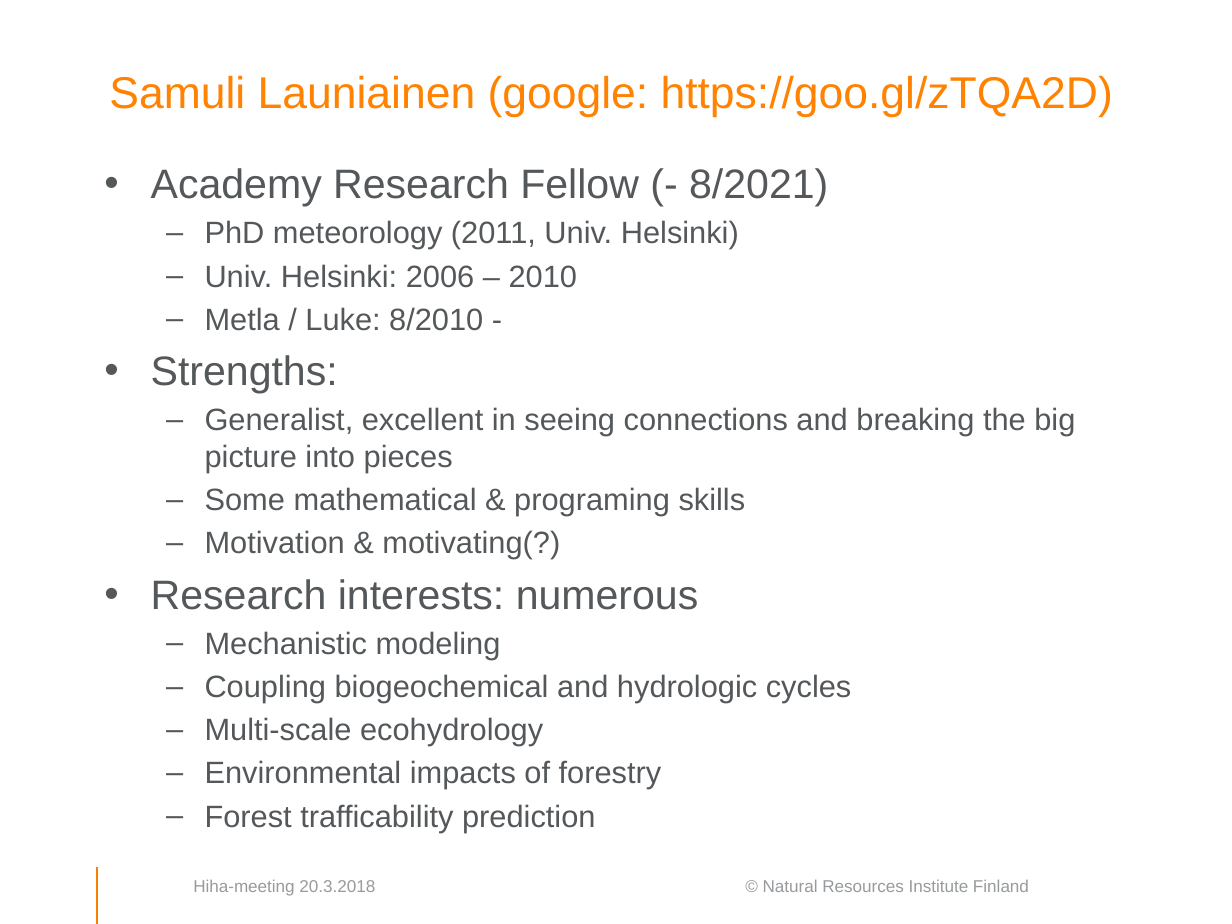
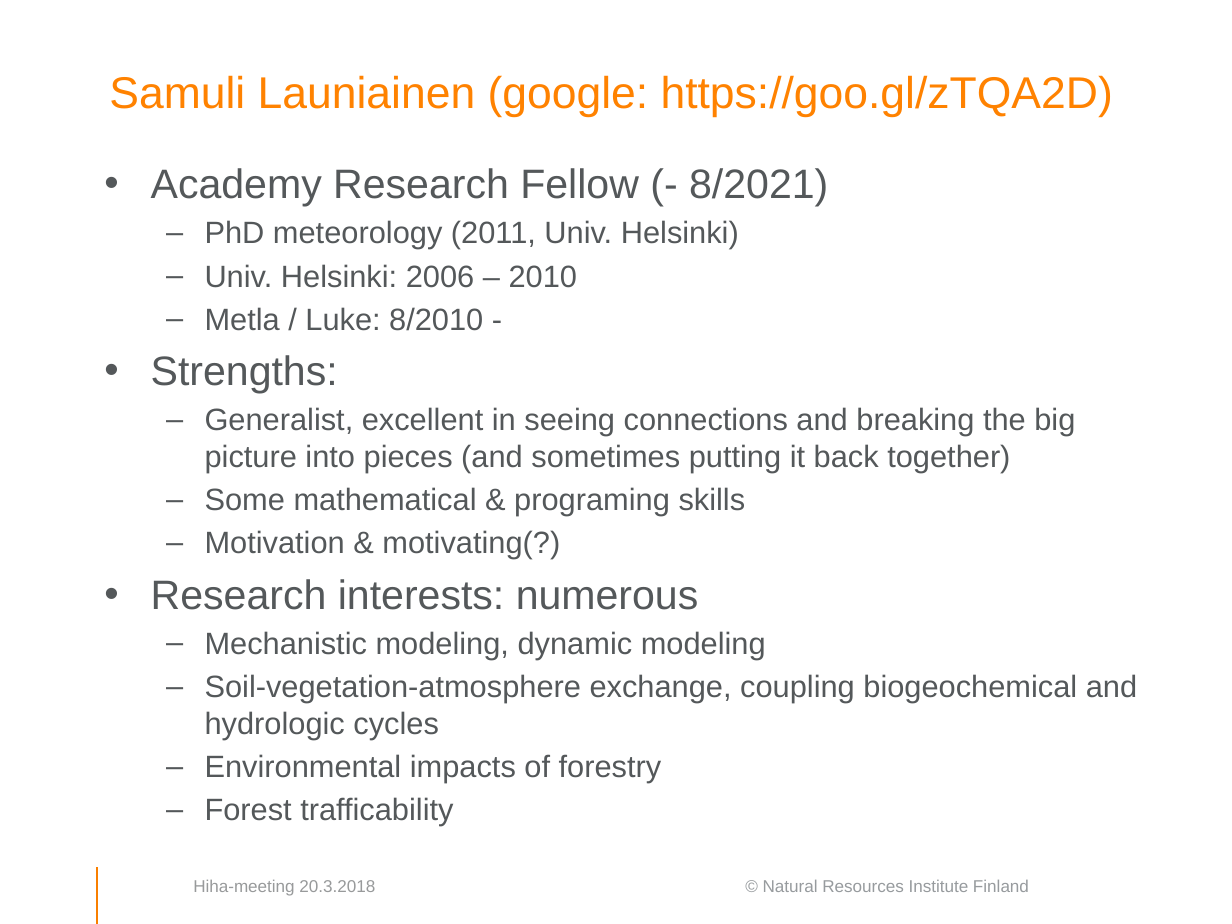
Before and after one commit to LukeEcomod/presentations, a slide deck: slide 1 of Samuli_presentation.pptx. Drawn at 1232x924 pixels with LibreOffice and Linux fonts; fonts in the diff are those of the drawing; background and template pictures are left out. Boxes give left, top, right and bottom in pixels: in the first picture for what was removed or moved away, otherwise in the second. Text is boxed around its words. In the diff, an @@ line names an element or a change of style, - is before the commit and + after.

```diff
--- a/Samuli_presentation.pptx
+++ b/Samuli_presentation.pptx
@@ text at [205, 407, 1075, 473]: text changed @@
-  – Generalist, excellent in seeing connections and breaking the big picture into pieces
+  – Generalist, excellent in seeing connections and breaking the big picture into pieces (and sometimes putting it back together)
@@ text at [205, 631, 1137, 740]: text changed @@
-  – Mechanistic modeling
-  – Coupling biogeochemical and hydrologic cycles
-  – Multi-scale ecohydrology
+  – Mechanistic modeling, dynamic modeling
+  – Soil-vegetation-atmosphere exchange, coupling biogeochemical and hydrologic cycles
@@ text at [205, 804, 595, 832]: text changed @@
-  – Forest trafficability prediction
+  – Forest trafficability
```
Also in this commit, not shown: 2 other slides changed, 1 other file.
